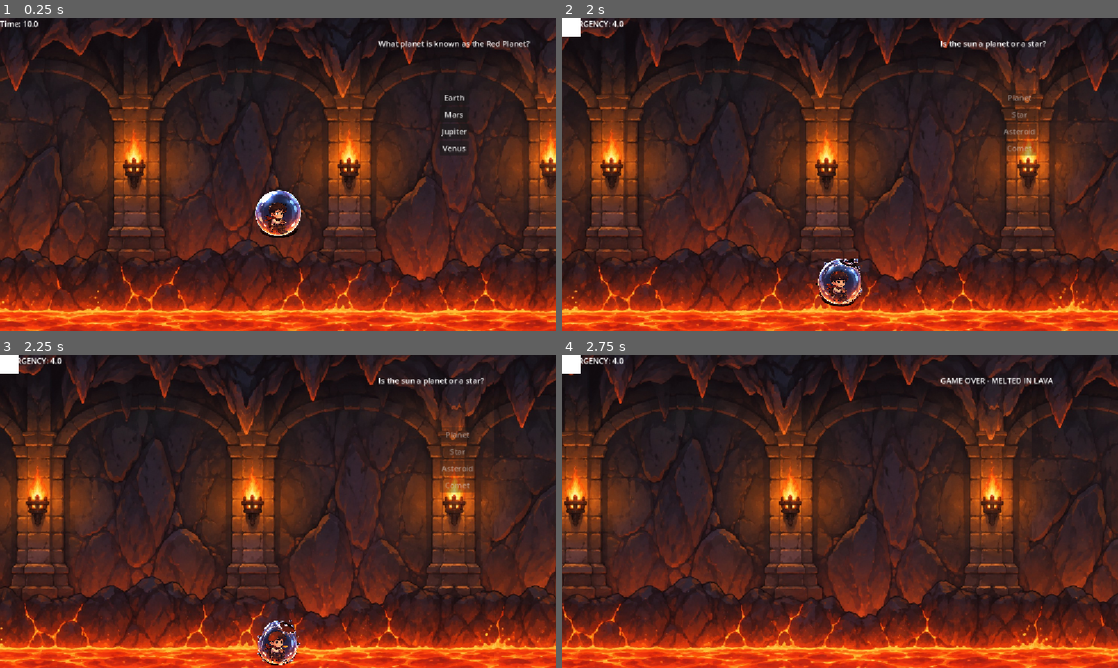
Above: before the commit, frames 1-4 (two rows, left to right).
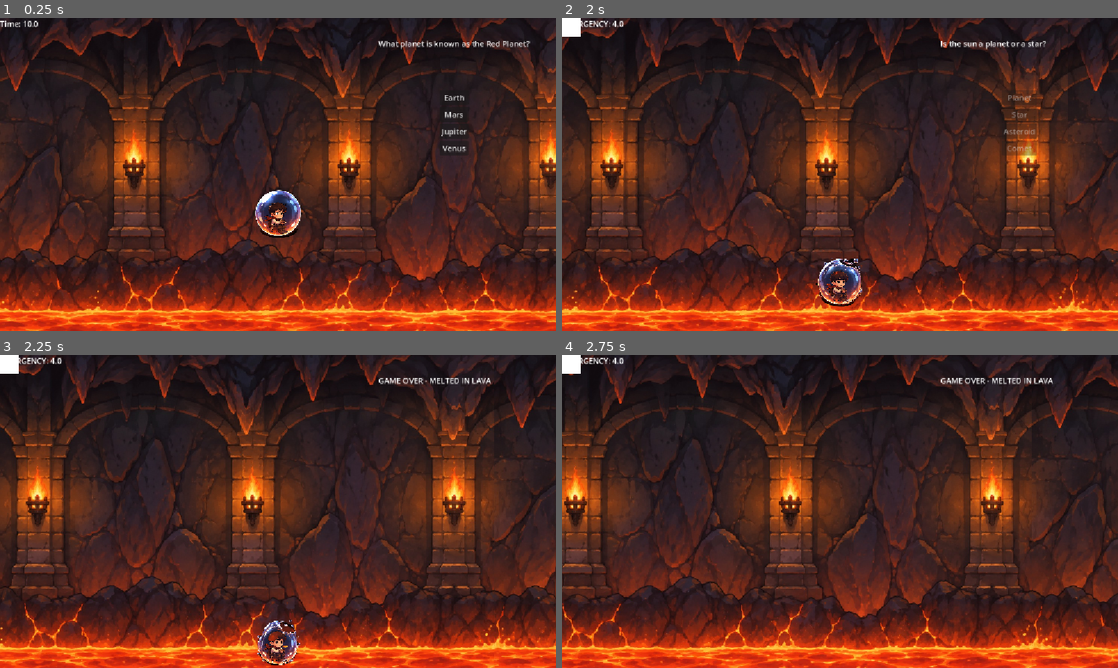
Above: after the commit, the same moments.

Repository: vaisakh-collab/BubbleGravity
Game: Godot game, scene res://Main.tscn
Two runs of this game, one before a commit and one after it. Both use one fixed random seed, a clock stepped at 60 frames per second and the inputs below.
Inputs:
- Up to frame 1 (0.25 s): no input
- Up to frame 2 (2 s): click "Earth" at 0.5 s; click "Planet" at 1.25 s
- Up to frame 3 (2.25 s): no input
- Up to frame 4 (2.75 s): no input

Frames 1-2 are identical in both runs. In frame 3, 1.1% of the frame differs, in the area x 68-89%, y 7-44%; in frame 4, nothing differs.

Commit message:
Add Level 2

Diff:
--- a/Main.tscn
+++ b/Main.tscn
@@ -15,6 +15,7 @@
 size = Vector2(3617, 411.5)
 
 [sub_resource type="CircleShape2D" id="CircleShape2D_uu6xs"]
+radius = 9.408501
 
 [node name="Main" type="Node2D" unique_id=541820907 node_paths=PackedStringArray("player_bubble", "question_label", "timer_label", "emergency_overlay", "answer_buttons")]
 script = ExtResource("1_glv2v")
@@ -43,9 +44,11 @@
 [node name="Player" type="CharacterBody2D" parent="." unique_id=1944776027]
 position = Vector2(576, 400)
 script = ExtResource("2_r0du0")
+glide_amount = 50.0
 bubble_sprites = Array[Texture2D]([ExtResource("4_cm0pq"), ExtResource("5_wkp8b"), ExtResource("6_20pc6"), ExtResource("7_5vvyt"), ExtResource("8_c6i3y"), ExtResource("9_c2ibq"), ExtResource("10_wkp8b")])
 
 [node name="CollisionShape2D" type="CollisionShape2D" parent="Player" unique_id=653429635]
+scale = Vector2(5, 5)
 shape = SubResource("CircleShape2D_uu6xs")
 
 [node name="Sprite2D" type="Sprite2D" parent="Player" unique_id=133191559]
--- /dev/null
+++ b/level_2.tscn
@@ -0,0 +1,104 @@
+[gd_scene format=3 uid="uid://bkuxplxyaukq7"]
+
+[ext_resource type="Script" uid="uid://dplyq11027nl4" path="res://main.gd" id="1_15wb7"]
+[ext_resource type="Texture2D" uid="uid://daetxwh7pbyo5" path="res://Level2.png" id="2_15wb7"]
+[ext_resource type="Texture2D" uid="uid://wbsucned6y5y" path="res://Plants.png" id="3_eoq84"]
+[ext_resource type="Script" uid="uid://c7g852hctpjlc" path="res://player.gd" id="3_yl73a"]
+[ext_resource type="Texture2D" uid="uid://dcr7uyvhtcqui" path="res://Stage1.png" id="4_xbcdb"]
+[ext_resource type="Texture2D" uid="uid://butn81h3foey1" path="res://Stage2.png" id="5_s77qv"]
+[ext_resource type="Texture2D" uid="uid://cutdwv8tnigl0" path="res://Stage3.png" id="6_5hnhx"]
+[ext_resource type="Texture2D" uid="uid://bt0syswfy81mt" path="res://Stage4.png" id="7_78pok"]
+[ext_resource type="Texture2D" uid="uid://3xcij48rl1ma" path="res://Stage5.png" id="8_lvfll"]
+[ext_resource type="Texture2D" uid="uid://cwdfbia704eq6" path="res://Stage6.png" id="9_jcnlr"]
+[ext_resource type="Texture2D" uid="uid://bwne80h61x4pi" path="res://Stage7.png" id="10_5kfcu"]
+
+[sub_resource type="CircleShape2D" id="CircleShape2D_uu6xs"]
+radius = 9.408501
+
+[sub_resource type="RectangleShape2D" id="RectangleShape2D_r0du0"]
+size = Vector2(3617, 411.5)
+
+[node name="Level2" type="Node2D" unique_id=541820907 node_paths=PackedStringArray("player_bubble", "question_label", "timer_label", "emergency_overlay", "answer_buttons")]
+script = ExtResource("1_15wb7")
+player_bubble = NodePath("Player")
+question_label = NodePath("CanvasLayer/QuestionLabel")
+timer_label = NodePath("CanvasLayer/TimerLabel")
+emergency_overlay = NodePath("CanvasLayer/EmergencyOverlay")
+answer_buttons = [NodePath("CanvasLayer/ButtonContainer/Answer1"), NodePath("CanvasLayer/ButtonContainer/Answer2"), NodePath("CanvasLayer/ButtonContainer/Answer3"), NodePath("CanvasLayer/ButtonContainer/Answer4")]
+
+[node name="Parallax2D" type="Parallax2D" parent="." unique_id=11039139]
+scroll_scale = Vector2(0.3, 0.3)
+repeat_size = Vector2(2340.8, 0)
+autoscroll = Vector2(-100, 0)
+repeat_times = 3
+
+[node name="Sprite2D" type="Sprite2D" parent="Parallax2D" unique_id=793158073]
+scale = Vector2(0.7, 0.7)
+texture = ExtResource("2_15wb7")
+centered = false
+
+[node name="Player" type="CharacterBody2D" parent="." unique_id=1944776027]
+position = Vector2(576, 400)
+script = ExtResource("3_yl73a")
+glide_amount = 50.0
+bubble_sprites = Array[Texture2D]([ExtResource("4_xbcdb"), ExtResource("5_s77qv"), ExtResource("6_5hnhx"), ExtResource("7_78pok"), ExtResource("8_lvfll"), ExtResource("9_jcnlr"), ExtResource("10_5kfcu")])
+
+[node name="CollisionShape2D" type="CollisionShape2D" parent="Player" unique_id=653429635]
+scale = Vector2(5, 5)
+shape = SubResource("CircleShape2D_uu6xs")
+
+[node name="Sprite2D" type="Sprite2D" parent="Player" unique_id=133191559]
+scale = Vector2(0.2, 0.2)
+texture = ExtResource("4_xbcdb")
+
+[node name="CanvasLayer" type="CanvasLayer" parent="." unique_id=1951910527]
+
+[node name="EmergencyOverlay" type="ColorRect" parent="CanvasLayer" unique_id=272662635]
+offset_right = 40.0
+offset_bottom = 40.0
+
+[node name="QuestionLabel" type="Label" parent="CanvasLayer" unique_id=1471099370]
+offset_left = 784.0
+offset_top = 41.0
+offset_right = 1358.0
+offset_bottom = 231.0
+
+[node name="TimerLabel" type="Label" parent="CanvasLayer" unique_id=74484169]
+offset_right = 40.0
+offset_bottom = 23.0
+
+[node name="ButtonContainer" type="VBoxContainer" parent="CanvasLayer" unique_id=1515524327]
+offset_left = 911.0
+offset_top = 149.0
+offset_right = 951.0
+offset_bottom = 193.0
+
+[node name="Answer1" type="Button" parent="CanvasLayer/ButtonContainer" unique_id=1380191331]
+layout_mode = 2
+
+[node name="Answer2" type="Button" parent="CanvasLayer/ButtonContainer" unique_id=408173744]
+layout_mode = 2
+
+[node name="Answer3" type="Button" parent="CanvasLayer/ButtonContainer" unique_id=1040355764]
+layout_mode = 2
+
+[node name="Answer4" type="Button" parent="CanvasLayer/ButtonContainer" unique_id=146067890]
+layout_mode = 2
+
+[node name="ParallaxPlant" type="Parallax2D" parent="." unique_id=1953134492]
+repeat_size = Vector2(2048, 0)
+autoscroll = Vector2(-100, 0)
+repeat_times = 2
+
+[node name="Plants" type="Area2D" parent="ParallaxPlant" unique_id=622069378]
+
+[node name="LavaCollision" type="CollisionShape2D" parent="ParallaxPlant/Plants" unique_id=2056796054]
+position = Vector2(191, 689)
+shape = SubResource("RectangleShape2D_r0du0")
+
+[node name="Sprite2D" type="Sprite2D" parent="ParallaxPlant/Plants" unique_id=1881810435]
+position = Vector2(192, 404)
+scale = Vector2(0.5, 0.5)
+texture = ExtResource("3_eoq84")
+
+[connection signal="body_entered" from="ParallaxPlant/Plants" to="." method="_on_lava_body_entered"]
--- a/main.gd
+++ b/main.gd
@@ -141,6 +141,12 @@
 	for btn in answer_buttons:
 		btn.hide()
 
+	await get_tree().create_timer(1.0).timeout
+	var next_level = "res://level_2.tscn"
+	var error = get_tree().change_scene_to_file(next_level)
+	if error != OK:
+		print("Failed to load next level: ", error)
+
 
 func _on_lava_body_entered(body: Node2D) -> void:
 	if body == player_bubble:
Binary file added: Level2.png
Not shown, added: Level2.png.import
Binary file added: Plants.png
Not shown, added: Plants.png.import
